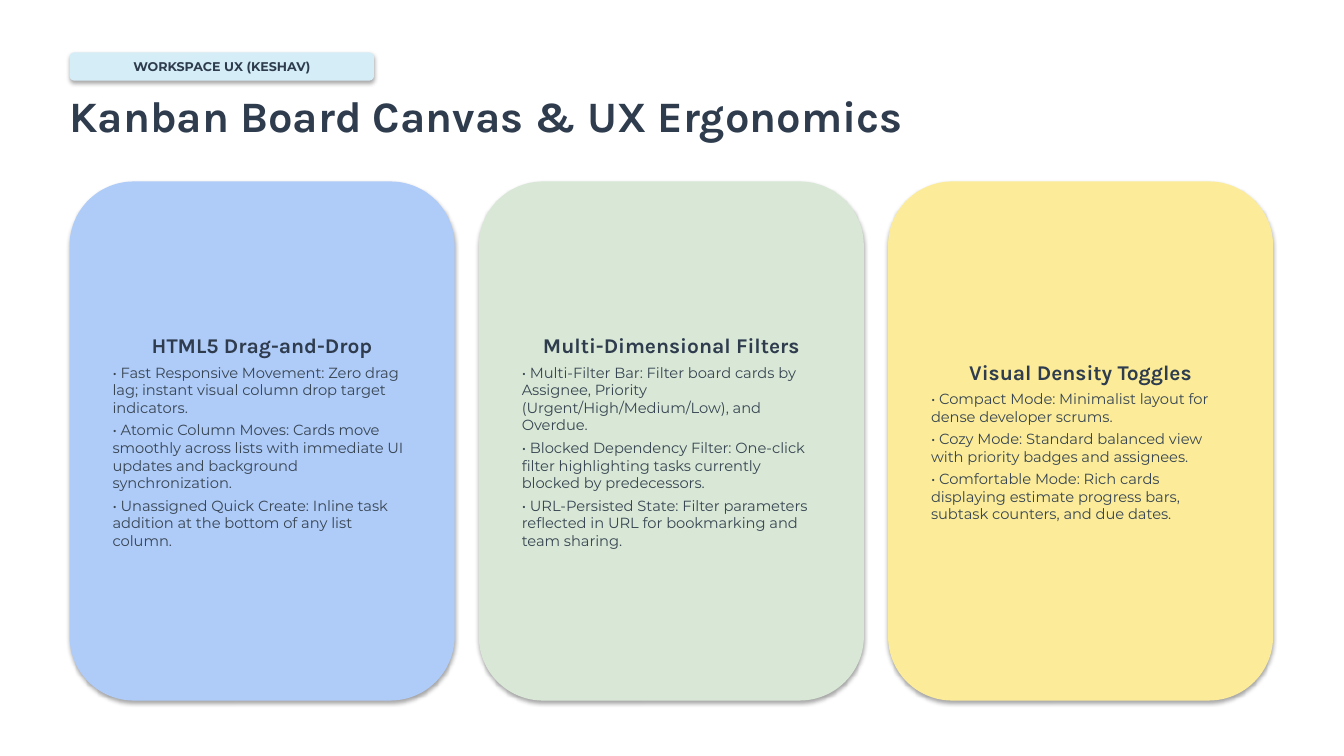
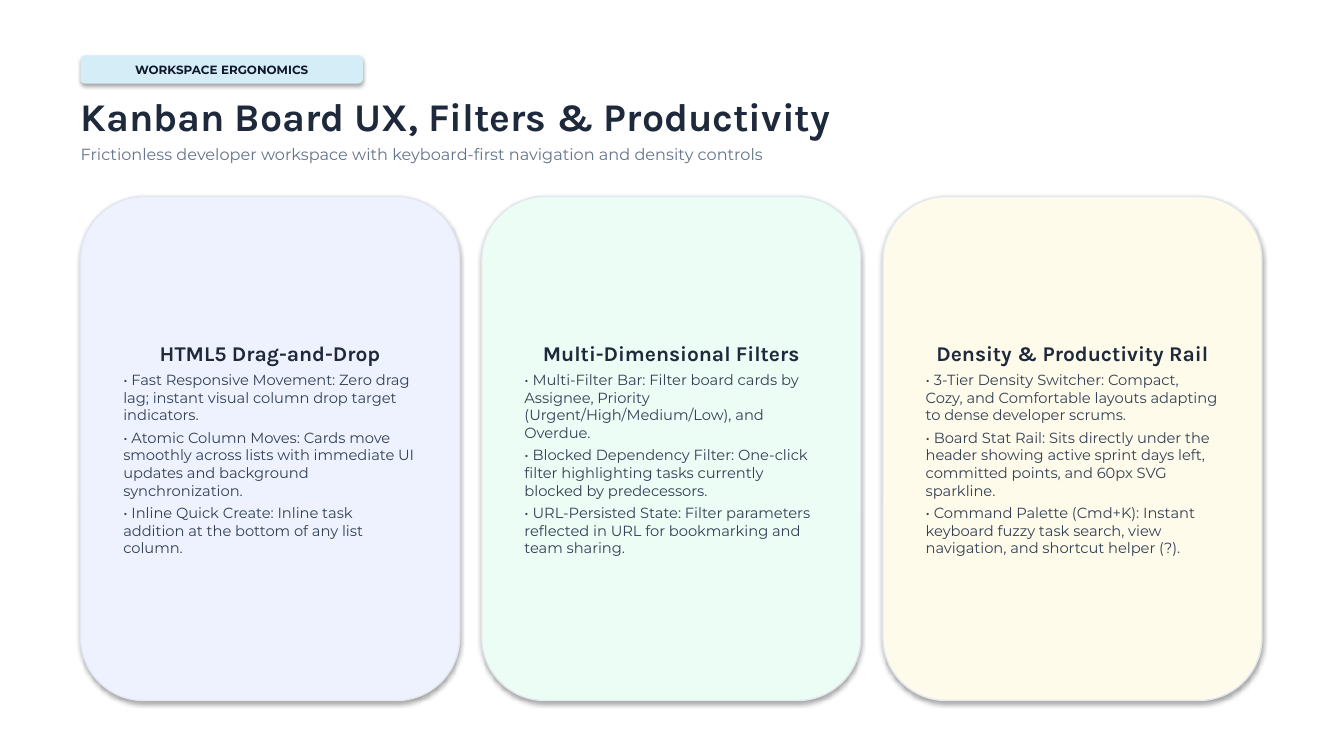
Before and after one commit to S-creator31/Pulseboard, a slide deck: slide 17 of PulseBoard_Final_Defense.pptx (slide 20 before the commit). Drawn at 1344x756 pixels with LibreOffice and Linux fonts; fonts in the diff are those of the drawing. Boxes give left, top, right and bottom in pixels: in the first picture for what was removed or moved away, otherwise in the second. Text is boxed around its words. In the diff, an @@ line names an element or a change of style, - is before the commit and + after.

```diff
--- a/PulseBoard_Final_Defense.pptx
+++ b/PulseBoard_Final_Defense.pptx
@@ rounded rectangle "WORKSPACE ERGONOMICS" resized from (x1=70, y1=52, x2=374, y2=81) to (x1=81, y1=55, x2=363, y2=84) @@
@@ text in rounded rectangle at (x1=135, y1=65, x2=308, y2=74): text changed; size 9 to 8.5 pt; text colour #2E3C4E to #0F172A @@
-WORKSPACE UX (KESHAV)
+WORKSPACE ERGONOMICS
@@ text at (x1=81, y1=103, x2=830, y2=163): text changed; size 31 to 11.5 pt; font Karla to Montserrat; text colour #2E3C4E to #64748B; bold off @@
-Kanban Board Canvas & UX Ergonomics
+Kanban Board UX, Filters & Productivity
+Frictionless developer workspace with keyboard-first navigation and density controls
@@ rounded rectangle "HTML5 Drag-and-Drop" resized from (x1=70, y1=181, x2=455, y2=701) to (x1=81, y1=197, x2=460, y2=701) @@
@@ rounded rectangle "HTML5 Drag-and-Drop" at (x1=81, y1=197, x2=460, y2=701): fill #AFCBF8 to #EEF2FF; outline none to #E2E8F0 1 pt @@
@@ rounded rectangle "Multi-Dimensional Filters" resized from (x1=479, y1=181, x2=864, y2=701) to (x1=482, y1=197, x2=861, y2=701) @@
@@ rounded rectangle "Multi-Dimensional Filters" at (x1=482, y1=197, x2=861, y2=701): text colour #2E3C4E to #1E293B in "Multi-Dimensional Filters"; text colour #384653 to #334155; fill #D9E8D6 to #ECFDF5; outline none to #E2E8F0 1 pt @@
@@ rounded rectangle "Density & Productivity Rail" resized from (x1=888, y1=181, x2=1273, y2=701) to (x1=883, y1=197, x2=1262, y2=701) @@
@@ rounded rectangle "Density & Productivity Rail" at (x1=883, y1=197, x2=1262, y2=701): fill #FCEC99 to #FFFBEB; outline none to #E2E8F0 1 pt @@
@@ text in rounded rectangle at (x1=123, y1=346, x2=414, y2=499): text colour #2E3C4E to #1E293B in "HTML5 Drag-and-Drop"; text colour #384653 to #334155 in "• Fast Responsive Movement: Zero drag lag; ...", "• Atomic Column Moves: Cards move smoothly ..." @@
@@ text in rounded rectangle at (x1=926, y1=346, x2=1218, y2=556): text changed; text colour #384653 to #334155 @@
-Visual Density Toggles
-• Compact Mode: Minimalist layout for dense developer scrums.
-• Cozy Mode: Standard balanced view with priority badges and assignees.
-• Comfortable Mode: Rich cards displaying estimate progress bars, subtask counters, and due dates.
+Density & Productivity Rail
+• 3-Tier Density Switcher: Compact, Cozy, and Comfortable layouts adapting to dense developer scrums.
+• Board Stat Rail: Sits directly under the header showing active sprint days left, committed points, and 60px SVG sparkline.
+• Command Palette (Cmd+K): Instant keyboard fuzzy task search, view navigation, and shortcut helper (?).
@@ text in rounded rectangle at (x1=123, y1=507, x2=363, y2=553): text changed; text colour #384653 to #334155 @@
-• Unassigned Quick Create: Inline task addition at the bottom of any list column.
+• Inline Quick Create: Inline task addition at the bottom of any list column.
```
Also in this commit, not shown: 14 other slides changed, 5 slides added, 10 slides removed, 1 other file.
